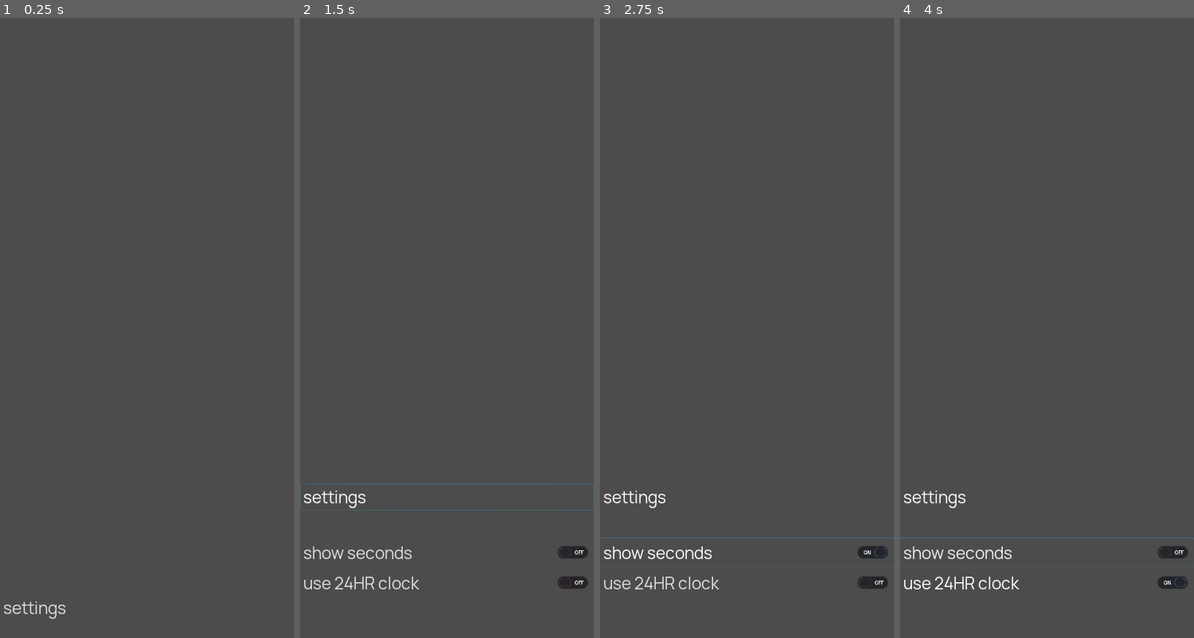
Above: before the commit, frames 1-4 (left to right).
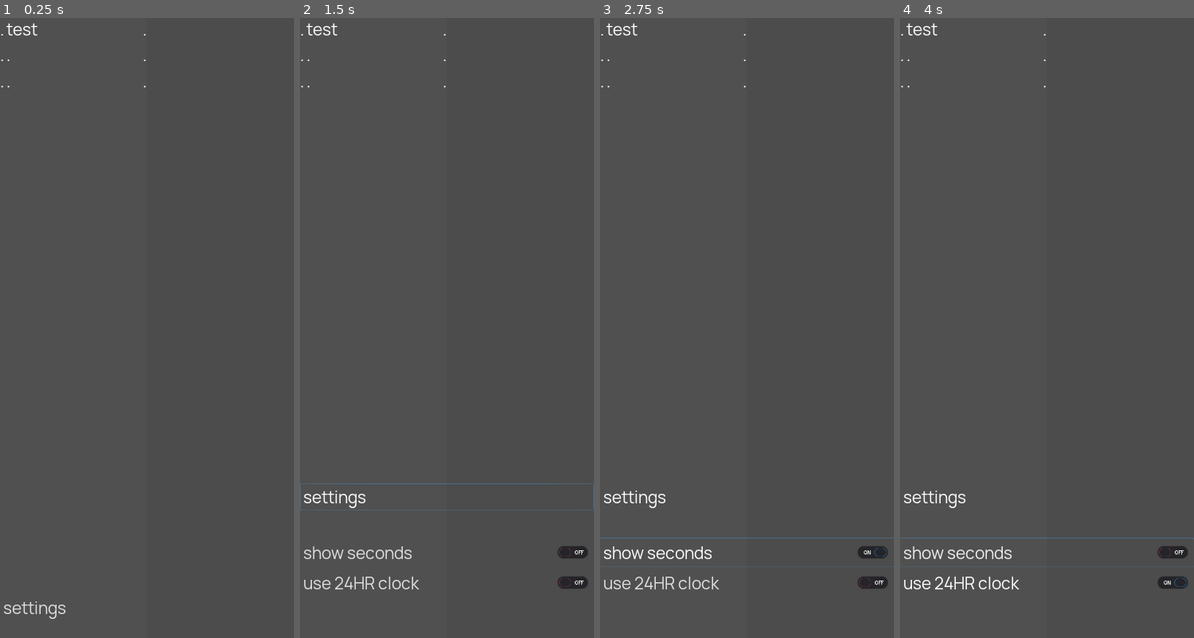
Above: after the commit, the same moments.

Repository: mrwm/clock
Game: Godot game, scene res://Main.tscn
Two runs of this game, one before a commit and one after it. Both use one fixed random seed, a clock stepped at 60 frames per second and the inputs below.
Inputs (mouse positions are in pixels of both pictures, inside the frame that each line leads up to):
- Up to frame 1 (0.25 s): no input
- Up to frame 2 (1.5 s): tap Enter at 0.5 s; move the mouse to (511, 303) at 0.52 s; click (511, 303) at 0.67 s; click "settings" at 1.25 s
- Up to frame 3 (2.75 s): click "show seconds" at 2 s
- Up to frame 4 (4 s): click "use 24HR clock" at 2.75 s; click "show seconds" at 3.5 s

The runs differ from the first frame. In frame 1, 0.1% of the frame differs, in the area x 0-50%, y 0-12%; in frame 2, 0.1%; in frame 3, 0.1%; in frame 4, 0.1%.

Commit message:
add side panel to main

Diff:
--- a/Main.gd
+++ b/Main.gd
@@ -23,6 +23,9 @@
 
   var Menu : PackedScene = load("res://Menu.tscn")
   var menu = Menu.instance()
+
+  var ModeList : PackedScene = load("res://ModeList.tscn")
+  var modeList = ModeList.instance()
 
   if (!isSceneLoaded):
     #match Variables.currentScene:
@@ -63,8 +66,11 @@
     timerScene.rect_size = screenDimentions;
     timerScene.visible = false;
 
+    # Mode List
+    add_child(modeList)
+
     # Menu
-    add_child(menu) #uncomment once timer is finished
+    add_child(menu)
     isSceneLoaded = true
 
 func _process(_delta):
--- a/Stopwatch.gd
+++ b/Stopwatch.gd
@@ -85,9 +85,9 @@
     label.valign = Label.ALIGN_CENTER;
     label.size_flags_horizontal = 3;
     label.size_flags_vertical = 1;
+    # warning-ignore
     if lapContainer.get_child(0):
       var deltaText = lapContainer.get_child(0).text.split(':')
-      var deltaMilsec = deltaText[len(deltaText)-1]
       var deltaIndex = int(deltaText[0].split('.')[0]) + 1
       label.text = str(deltaIndex) + ". " + str(delta.hour) + ":" + str(delta.minute) + \
                     ":" + str(delta.second)
@@ -98,7 +98,7 @@
     delta = {
       hour = 0,
       minute = 0,
-      second = 0,
+      second = 0
       }
     lapContainer.add_child(label);
     lapContainer.move_child(label, 0)
